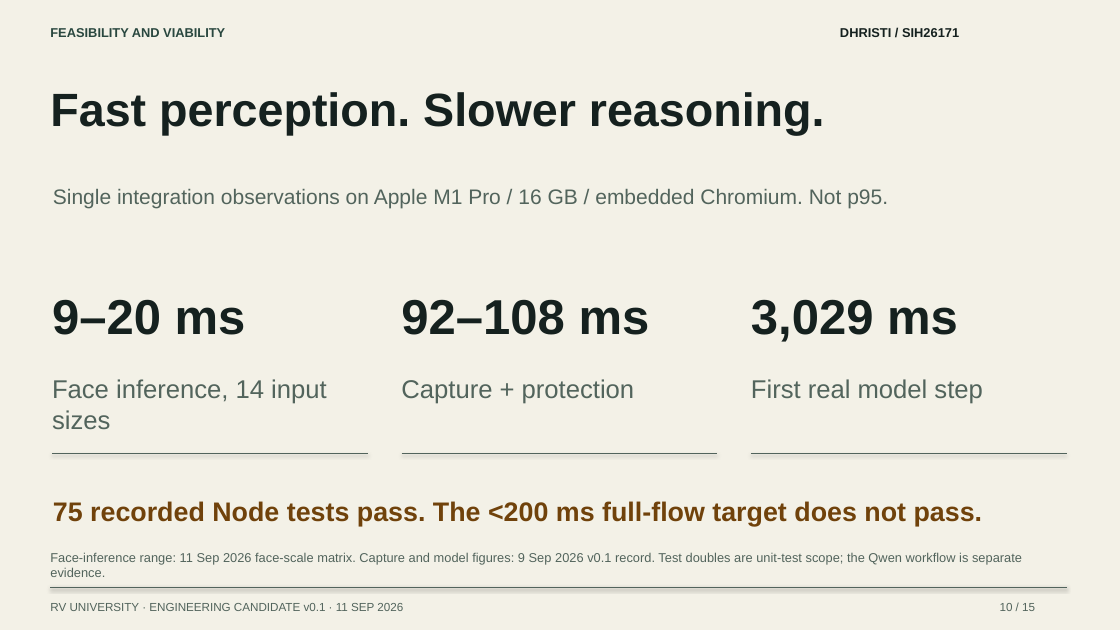
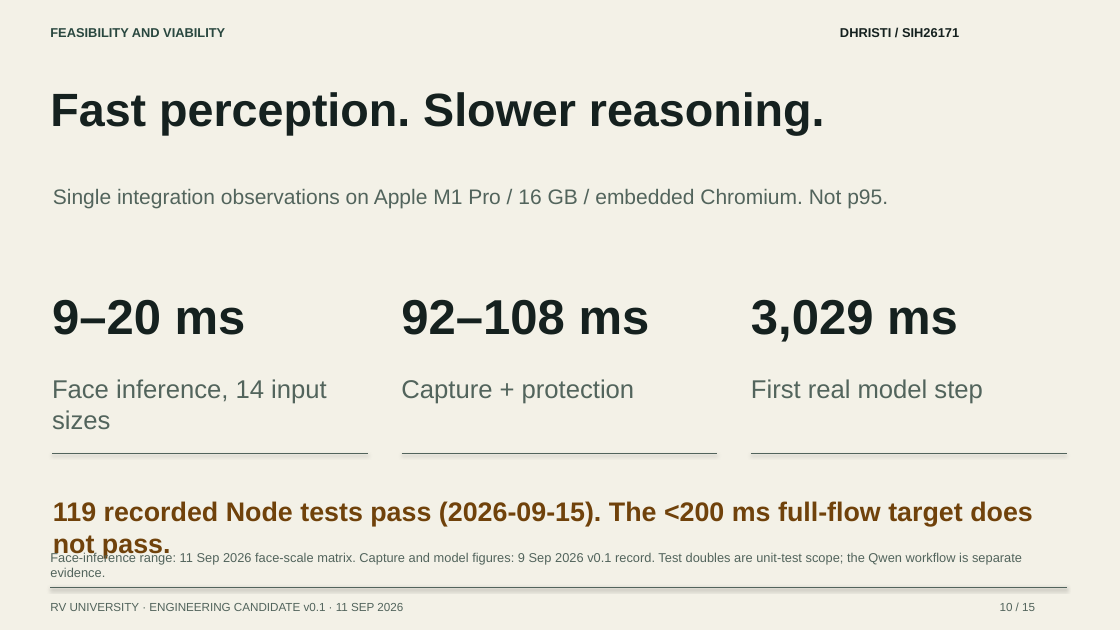
Before and after one commit to francisreubenr-rvu/sih-2026, a slide deck: slide 10 of Docs/pitch-deck.pptx. Drawn at 1120x630 pixels with LibreOffice and Linux fonts; fonts in the diff are those of the drawing. Boxes give left, top, right and bottom in pixels: in the first picture for what was removed or moved away, otherwise in the second. Text is boxed around its words. In the diff, an @@ line names an element or a change of style, - is before the commit and + after.

```diff
--- a/Docs/pitch-deck.pptx
+++ b/Docs/pitch-deck.pptx
@@ text at box(53, 501, 1033, 558): text changed @@
-75 recorded Node tests pass. The <200 ms full-flow target does not pass.
+119 recorded Node tests pass (2026-09-15). The <200 ms full-flow target does not pass.
```
Also in this commit, not shown: 28 other files.
